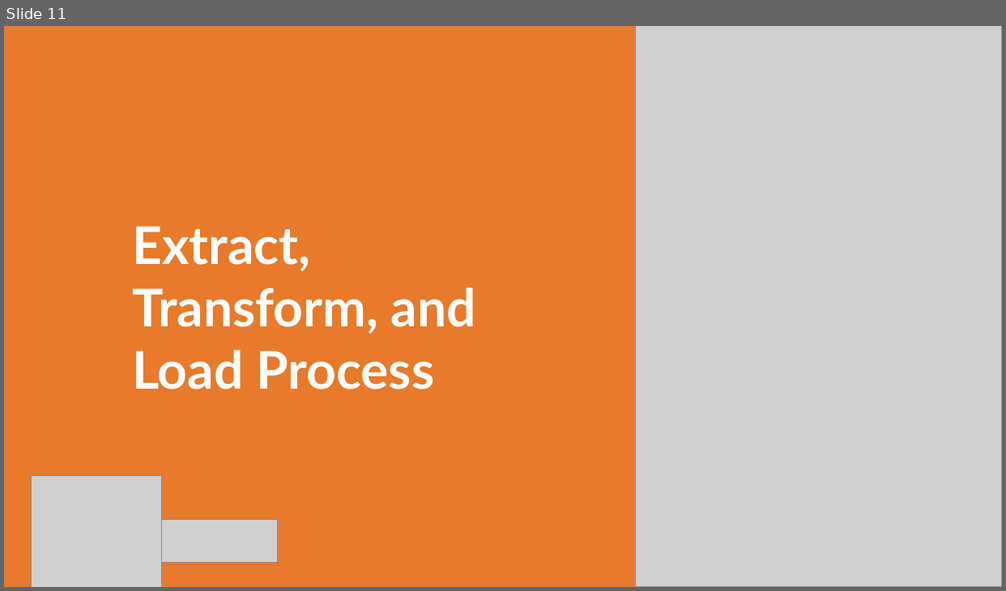
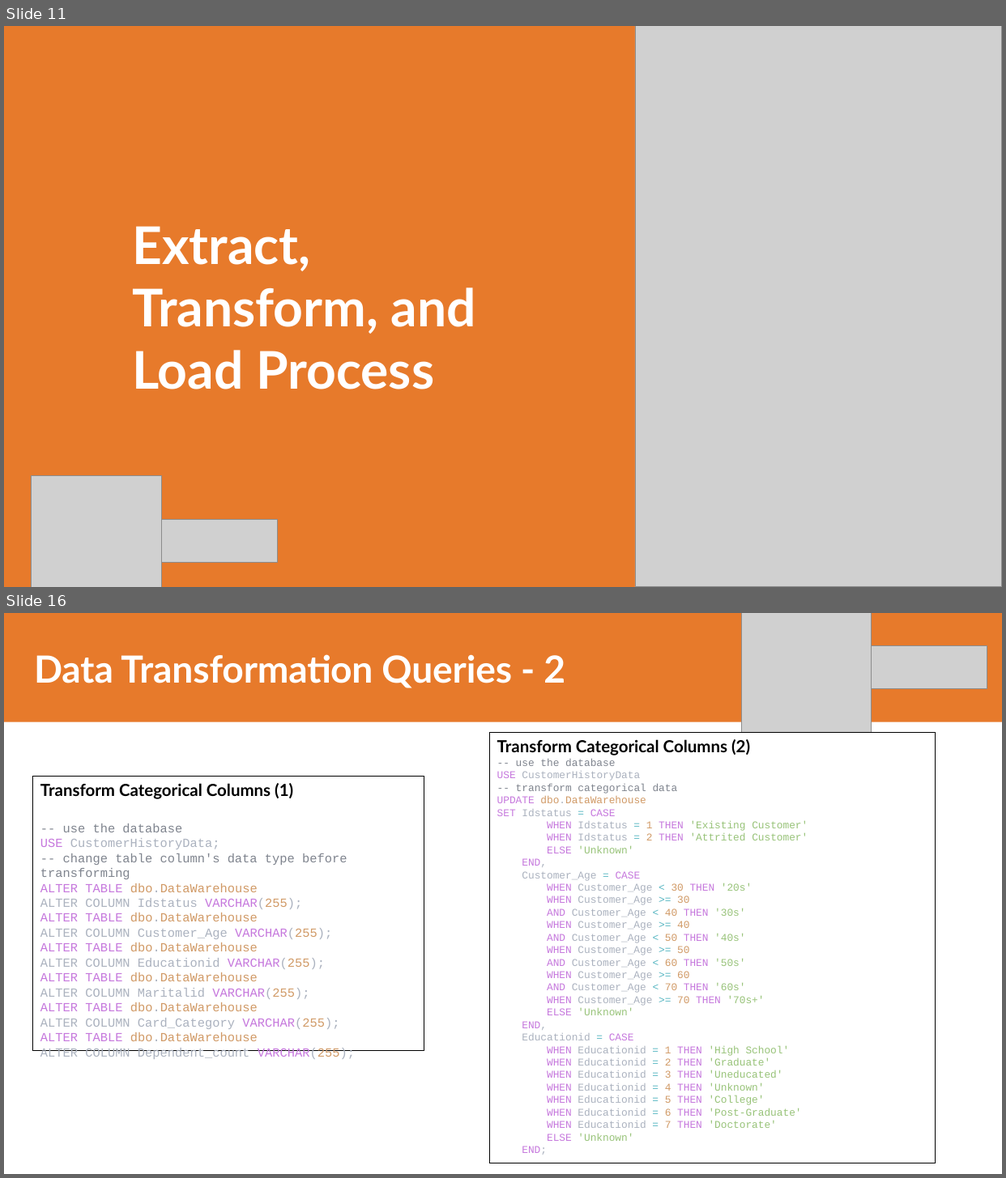
Before and after one commit to adrn-mm/final-project-VIX-DE-BTPN, a slide deck: reports/Adrian Maulana Muhammad_TASK_5_DATA_ENGINEER_VIX_BTPNS.pptx. Shown one above the other, each under a label of ours: slide 11 before the commit, slides 11 and 16 after it; the slides between them are not shown. The pictures are 1006x591 and 1006x1178 pixels, drawn with LibreOffice and Linux fonts; fonts in the diff are those of the drawing; grey boxes stand for pictures. Boxes give left, top, right and bottom in pixels: in the first picture for what was removed or moved away, otherwise in the second. Text is boxed around its words. In the diff, an @@ line names an element or a change of style, - is before the commit and + after.

```diff
--- a/reports/Adrian Maulana Muhammad_TASK_5_DATA_ENGINEER_VIX_BTPNS.pptx
+++ b/reports/Adrian Maulana Muhammad_TASK_5_DATA_ENGINEER_VIX_BTPNS.pptx
@@ slide 16 added at (4, 613, 1002, 1174), background #FFFFFF @@
@@ freeform shape added at (4, 613, 1002, 722), fill #E77A2B @@
@@ picture added at (741, 613, 872, 732) @@
@@ title added at (34, 654, 565, 688), 36 pt, text #FFFFFF, bold @@
+Data Transformation Queries - 2
@@ picture added at (872, 646, 987, 688) @@
@@ rectangle added at (490, 732, 936, 1163), outline #000000 0.75 pt, 10 pt, text #ABB2BF @@
+Transform Categorical Columns (2)
+-- use the database
+USE CustomerHistoryData
+-- transform categorical data
+UPDATE dbo.DataWarehouse
+SET Idstatus = CASE
+WHEN Idstatus = 1 THEN 'Existing Customer'
+WHEN Idstatus = 2 THEN 'Attrited Customer'
+ELSE 'Unknown'
+END,
+Customer_Age = CASE
+WHEN Customer_Age < 30 THEN '20s'
+WHEN Customer_Age >= 30
+AND Customer_Age < 40 THEN '30s'
+WHEN Customer_Age >= 40
+AND Customer_Age < 50 THEN '40s'
+WHEN Customer_Age >= 50
+AND Customer_Age < 60 THEN '50s'
+WHEN Customer_Age >= 60
+AND Customer_Age < 70 THEN '60s'
+WHEN Customer_Age >= 70 THEN '70s+'
+ELSE 'Unknown'
+END,
+Educationid = CASE
+WHEN Educationid = 1 THEN 'High School'
+WHEN Educationid = 2 THEN 'Graduate'
+WHEN Educationid = 3 THEN 'Uneducated'
+WHEN Educationid = 4 THEN 'Unknown'
+WHEN Educationid = 5 THEN 'College'
+WHEN Educationid = 6 THEN 'Post-Graduate'
+WHEN Educationid = 7 THEN 'Doctorate'
+ELSE 'Unknown'
+END;
@@ rectangle added at (33, 776, 424, 1051), outline #000000 0.75 pt, 12 pt, text #ABB2BF @@
+Transform Categorical Columns (1)
+-- use the database
+USE CustomerHistoryData;
+-- change table column's data type before transforming
+ALTER TABLE dbo.DataWarehouse
+ALTER COLUMN Idstatus VARCHAR(255);
+ALTER TABLE dbo.DataWarehouse
+ALTER COLUMN Customer_Age VARCHAR(255);
+ALTER TABLE dbo.DataWarehouse
+ALTER COLUMN Educationid VARCHAR(255);
+ALTER TABLE dbo.DataWarehouse
+ALTER COLUMN Maritalid VARCHAR(255);
+ALTER TABLE dbo.DataWarehouse
+ALTER COLUMN Card_Category VARCHAR(255);
+ALTER TABLE dbo.DataWarehouse
+ALTER COLUMN Dependent_count VARCHAR(255);
```
Also in this commit, not shown: 2 slides changed, 6 other slides added, 8 other files.
